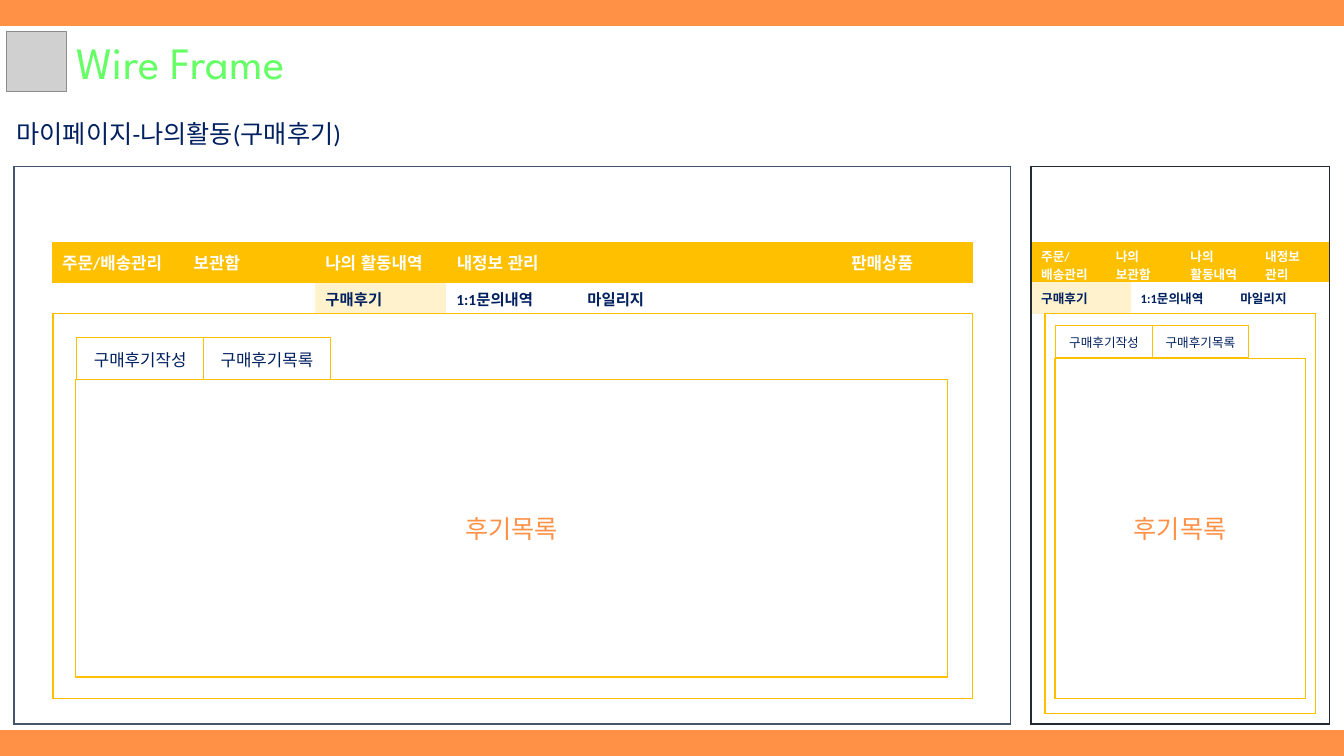
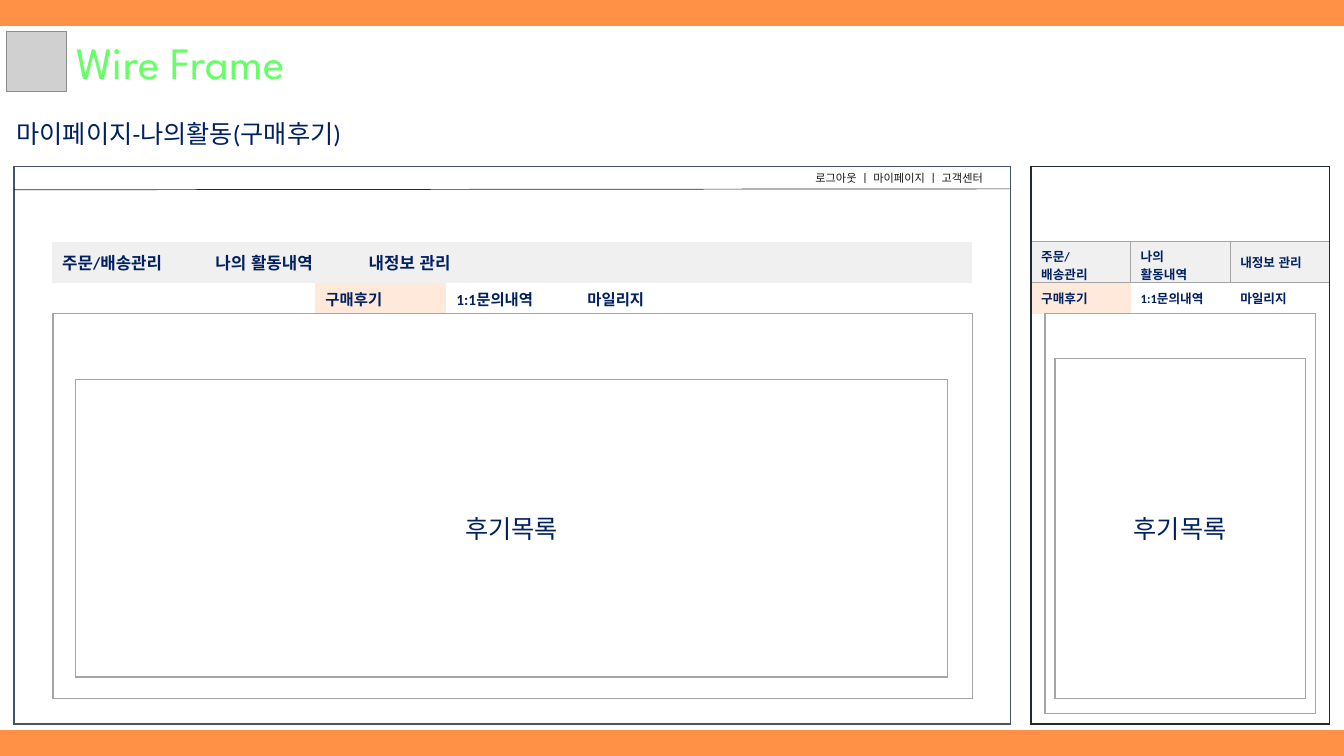
Before and after one commit to hhsw07/ezen-academy-projects, a slide deck: slide 13 of WebContent/cmk/document/3조 원데이클래스.pptx (slide 15 before the commit). Drawn at 1344x756 pixels with LibreOffice and Linux fonts; fonts in the diff are those of the drawing; grey boxes stand for pictures. Boxes give left, top, right and bottom in pixels: in the first picture for what was removed or moved away, otherwise in the second. Text is boxed around its words. In the diff, an @@ line names an element or a change of style, - is before the commit and + after.

```diff
--- a/WebContent/cmk/document/3조 원데이클래스.pptx
+++ b/WebContent/cmk/document/3조 원데이클래스.pptx
@@ text added at [815, 172, 983, 183], 8 pt, text #181717 @@
+로그아웃 ㅣ 마이페이지 ㅣ 고객센터
@@ line added from (14, 190) to (1011, 189), #222A35 0.5 pt @@
@@ table at [52, 242, 972, 283] @@
-column 2: 보관함
-column 6, row 1: 판매상품
+column 6, row 1: 
@@ table at [1031, 242, 1331, 287] @@
-column 2: 나의 / 보관함
-column 3, row 1: 내정보 / 관리
+column 3, row 1: 내정보 관리
@@ table at [316, 283, 709, 315] @@
@@ fill #FFF2CC to #FFE9DA in row 1, column 1 @@
@@ table at [1031, 282, 1331, 314] @@
@@ fill #FFF2CC to #FFE9DA in row 1, column 1 @@
@@ rectangle at [53, 314, 973, 699]: outline #FFC000 1 pt to #A5A5A5 1 pt @@
@@ rectangle at [1046, 314, 1316, 714]: outline #FFC000 1 pt to #A5A5A5 1 pt @@
@@ table removed at [1056, 326, 1249, 357], 1 rows, 2 columns @@
-구매후기작성 | 구매후기목록
@@ table removed at [77, 338, 331, 380], 1 rows, 2 columns @@
-구매후기작성 | 구매후기목록
@@ rectangle "후기목록" at [1055, 359, 1306, 700]: text colour #FF9147 to #002060; outline #FFC000 1 pt to #A5A5A5 1 pt @@
@@ rectangle "후기목록" at [76, 380, 948, 678]: text colour #FF9147 to #002060; outline #FFC000 1 pt to #A5A5A5 1 pt @@
```
Also in this commit, not shown: 12 other slides changed, 4 slides added, 3 slides removed.
